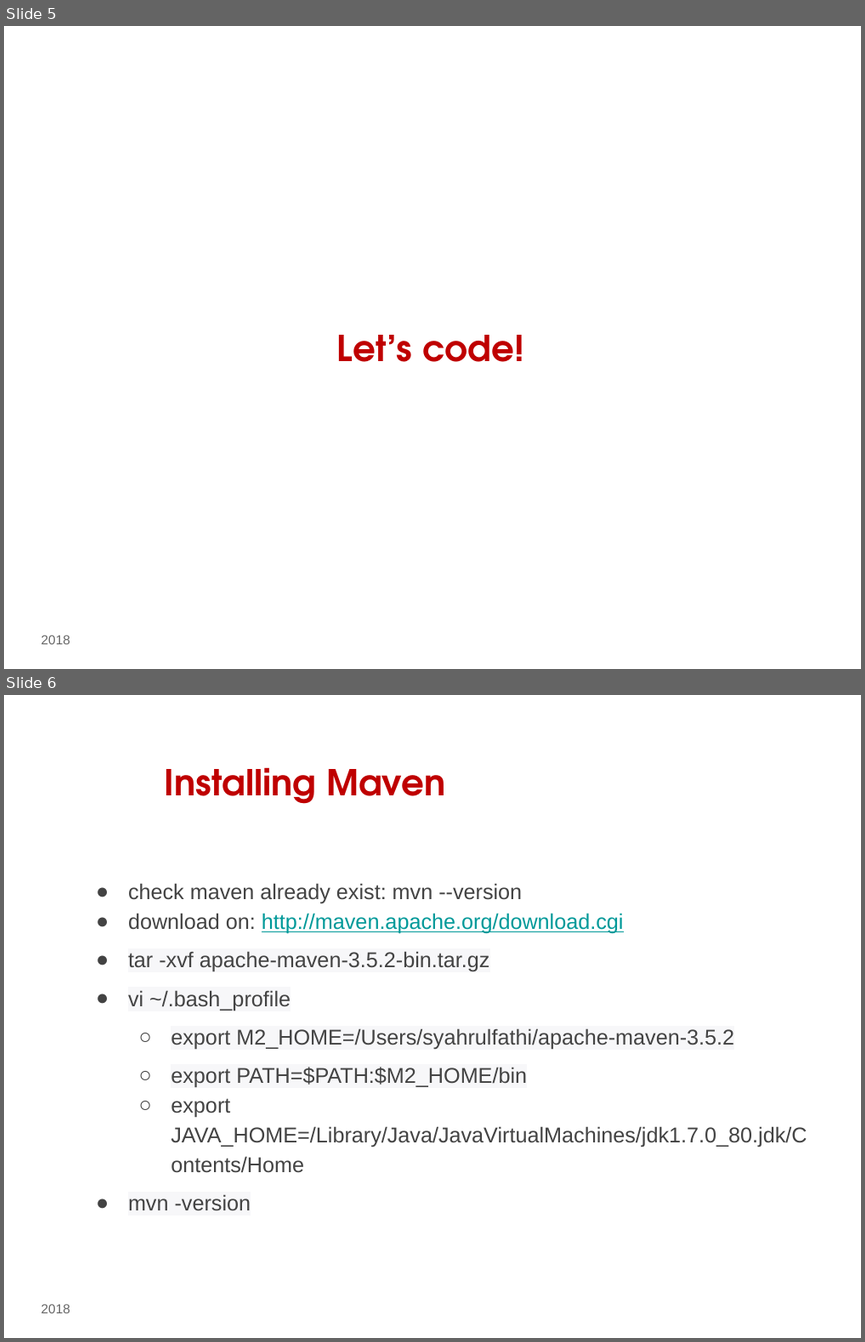
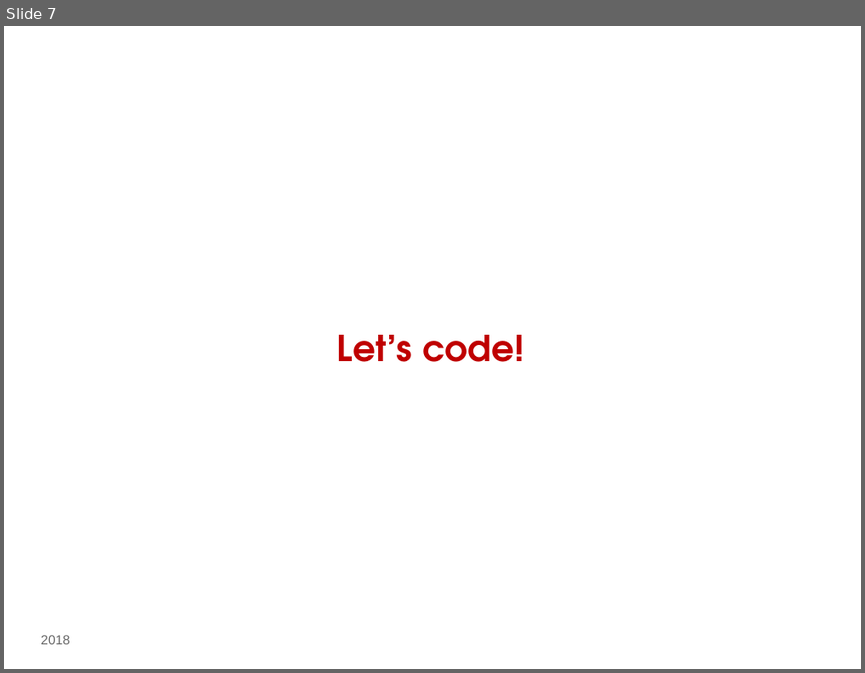
Before and after one commit to valentinusilalahi/java-training-DOKU, a slide deck: Java Collections.pptx. Shown one above the other, each under a label of ours: slides 5 and 6 before the commit, slide 7 after it. The pictures are 865x1342 and 865x673 pixels, drawn with LibreOffice and Linux fonts; fonts in the diff are those of the drawing; background and template pictures are left out. Boxes give left, top, right and bottom in pixels: in the first picture for what was removed or moved away, otherwise in the second. Text is boxed around its words. In the diff, an @@ line names an element or a change of style, - is before the commit and + after.

```diff
--- a/Java Collections.pptx
+++ b/Java Collections.pptx
@@ slide 6 removed at (4,695,861,1338), background picture (left out) @@
@@ title removed at (165,767,445,804) @@
-Installing Maven
@@ text removed at (128,883,806,1211) @@
-● check maven already exist: mvn --version
-● download on: http://maven.apache.org/download.cgi
-● tar -xvf apache-maven-3.5.2-bin.tar.gz
-● vi ~/.bash_profile
-  ○ export M2_HOME=/Users/syahrulfathi/apache-maven-3.5.2
-  ○ export PATH=$PATH:$M2_HOME/bin
-  ○ export JAVA_HOME=/Library/Java/JavaVirtualMachines/jdk1.7.0_80.jdk/Contents/Home
-● mvn -version
@@ text removed at (41,1304,70,1313) @@
-2018
@@ what was slide 5 is now slide 7 @@
```
Also in this commit, not shown: 3 slides changed, 4 slides added, 4 other slides removed, 12 other files.
